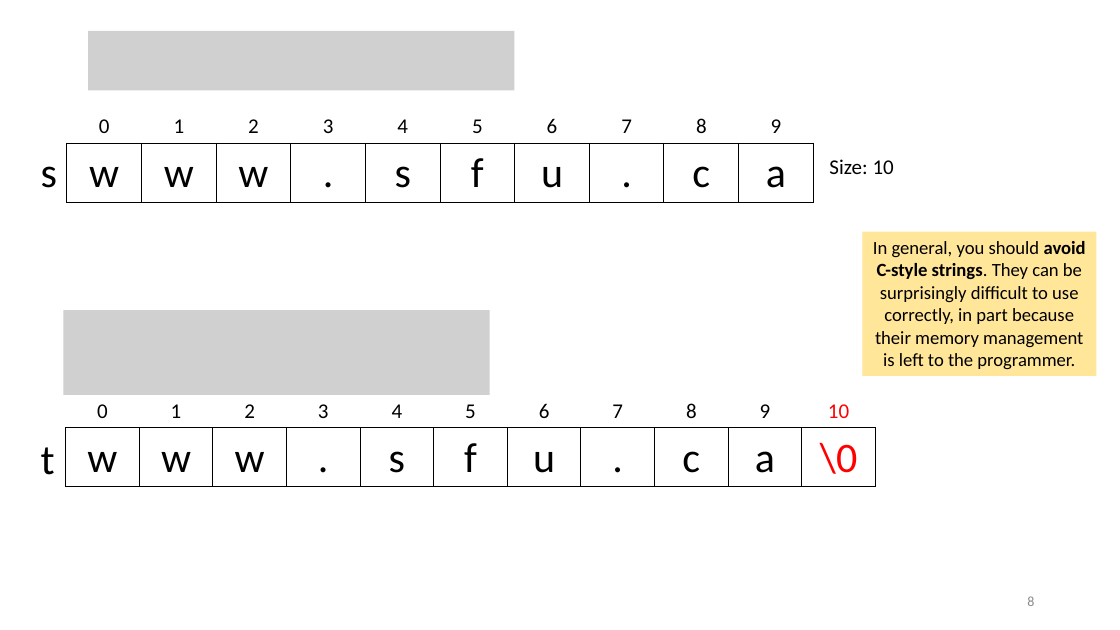
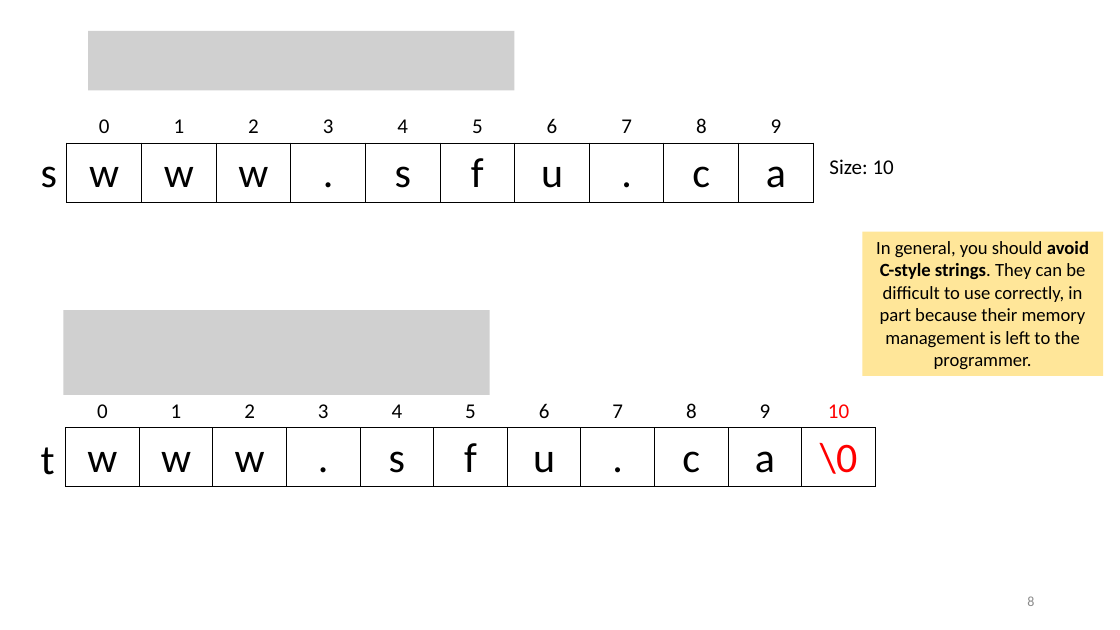
Before and after one commit to tjd1234/cmpt225fall2023, a slide deck: slide 8 of lecture_notes/week12/week12_strings.pptx. Drawn at 1120x630 pixels with LibreOffice and Linux fonts; fonts in the diff are those of the drawing; grey boxes stand for pictures. Boxes give left, top, right and bottom in pixels: in the first picture for what was removed or moved away, otherwise in the second. Text is boxed around its words. In the diff, an @@ line names an element or a change of style, - is before the commit and + after.

```diff
--- a/lecture_notes/week12/week12_strings.pptx
+++ b/lecture_notes/week12/week12_strings.pptx
@@ rectangle "In general, you should avoid ...": place and size @@
-rectangle "In general, you should avoid ..." at box(863, 232, 1097, 376)
+rectangle "In general, you should avoid ..." at box(863, 232, 1104, 376)
@@ text in rectangle at box(876, 241, 1089, 370): text changed @@
-In general, you should avoid C-style strings. They can be surprisingly difficult to use correctly, in part because their memory management is left to the programmer.
+In general, you should avoid C-style strings. They can be difficult to use correctly, in part because their memory management is left to the programmer.
```
Also in this commit, not shown: 16 other slides changed, 3 other files.
